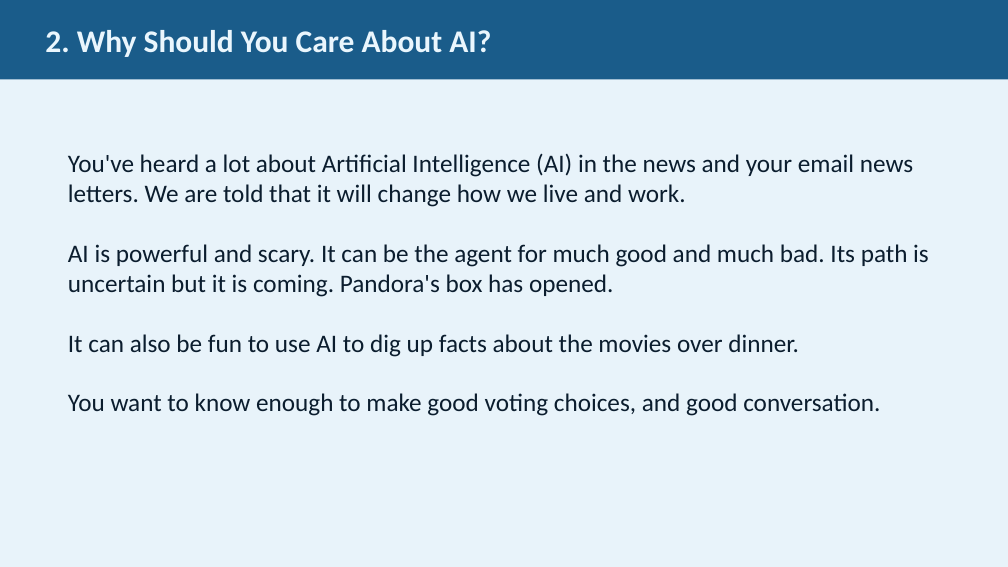
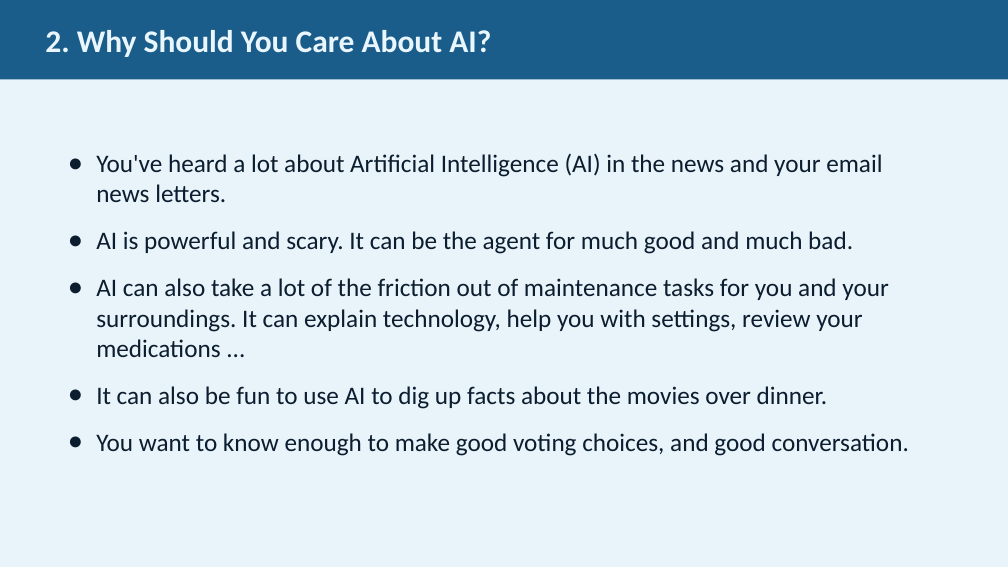
Before and after one commit to JimFawcett/NewSite, a slide deck: slide 2 of AI Presentation 2026/AI_Presentation.pptx. Drawn at 1008x567 pixels with LibreOffice and Linux fonts; fonts in the diff are those of the drawing. Boxes give left, top, right and bottom in pixels: in the first picture for what was removed or moved away, otherwise in the second. Text is boxed around its words. In the diff, an @@ line names an element or a change of style, - is before the commit and + after.

```diff
--- a/AI Presentation 2026/AI_Presentation.pptx
+++ b/AI Presentation 2026/AI_Presentation.pptx
@@ text at [96,153,888,357]: text changed @@
-You've heard a lot about Artificial Intelligence (AI) in the news and your email news letters. We are told that it will change how we live and work.
-AI is powerful and scary. It can be the agent for much good and much bad. Its path is uncertain but it is coming. Pandora's box has opened.
+● You've heard a lot about Artificial Intelligence (AI) in the news and your email news letters.
+● AI is powerful and scary. It can be the agent for much good and much bad.
+● AI can also take a lot of the friction out of maintenance tasks for you and your surroundings. It can explain technology, help you with settings, review your medications ...
@@ text at [96,386,909,456]: bullet none to ●; less space between paragraphs @@
```
Also in this commit, not shown: 2 other slides changed, 1 other file.
